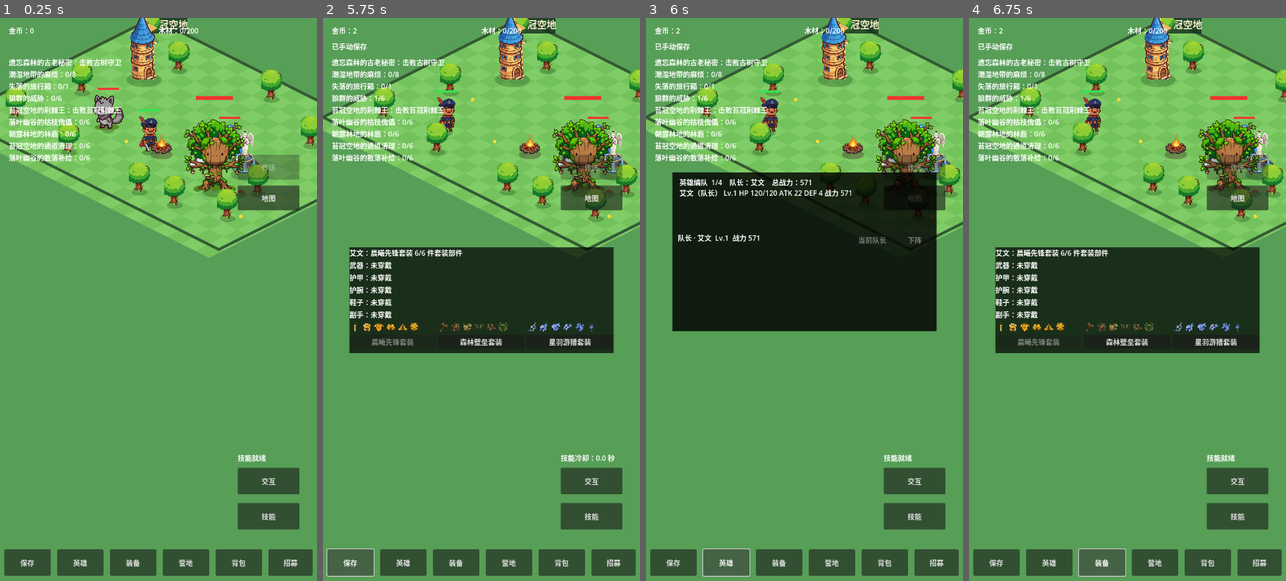
Above: before the commit, frames 1-4 (left to right).
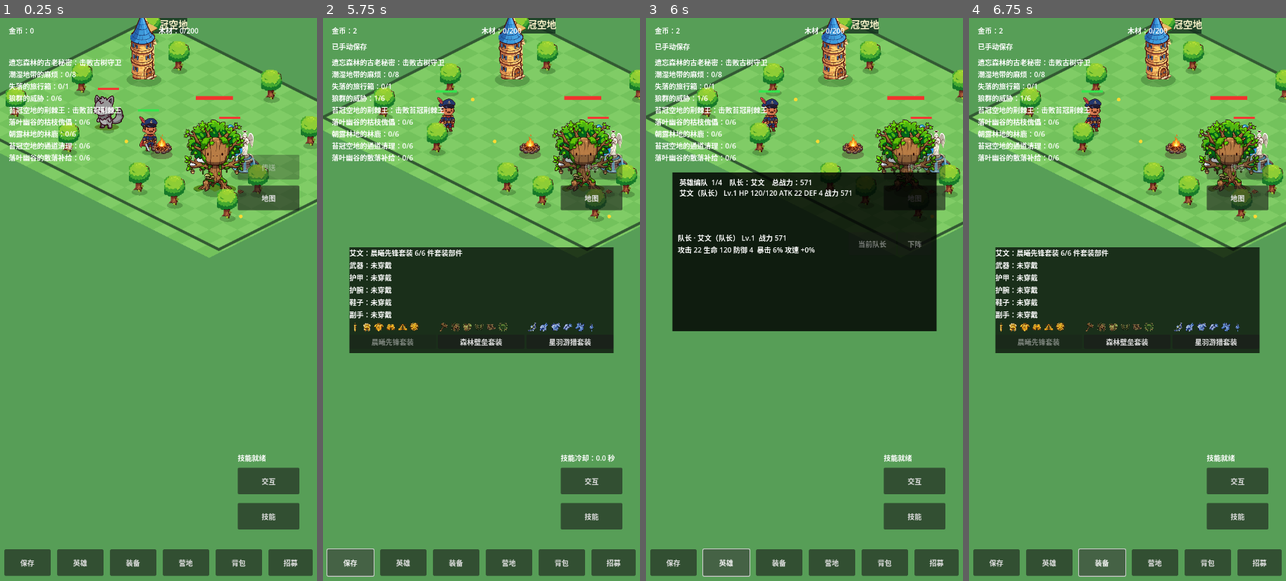
Above: after the commit, the same moments.

Repository: oneyi53/game
Game: Godot game, scene res://scenes/main.tscn
The game is run twice, just before and just after one commit, with the same random seed, the same clock (stepped at 60 frames per second) and the same inputs.
Inputs (mouse positions are in pixels of both pictures, inside the frame that each line leads up to):
- Up to frame 1 (0.25 s): no input
- Up to frame 2 (5.75 s): tap Enter at 0.5 s; move the mouse to (465, 412) at 0.52 s; hold Up (ui_up) 0.53-1.25 s; tap E at 0.6 s; click (465, 412) at 0.67 s; tap Space at 0.77 s; drag from (576, 383) to (465, 412) at 1.27 s; move the mouse to (386, 215) at 2.02 s; hold Left (ui_left) 2.03-2.75 s; tap Q at 2.1 s; drag from (497, 299) to (386, 215) at 2.77 s; click "技能" at 3.5 s; click "交互" at 4.25 s; click "保存" at 5 s
- Up to frame 3 (6 s): click "英雄" at 5.75 s
- Up to frame 4 (6.75 s): click "装备" at 6.5 s

Frames 1-2 are identical in both runs. In frame 3, 0.6% of the frame differs, in the area x 10-87%, y 38-42%; in frame 4, nothing differs.

Commit message:
ui: show full combat stats for reserve heroes

Diff:
--- a/scripts/ui/hero_panel.gd
+++ b/scripts/ui/hero_panel.gd
@@ -67,12 +67,17 @@
         var info := Label.new()
         var state_text: String = "队长 · " if leader else ("出战 · " if active else "预备 · ")
         var hero_level: int = level_manager.level(hero_id) if level_manager != null else 1
-        info.text = state_text + _hero_name(hero_id) + "  Lv." + str(hero_level) + "  战力 " + str(_power_for_hero(hero_id))
+        var stats: Dictionary = _stats_for_hero(hero_id)
+        var role: String = str(_hero_definition(hero_id).get("role", ""))
+        var stat_line: String = "攻击 " + str(stats.get("attack", 0)) + " 生命 " + str(stats.get("max_hp", 0)) + " 防御 " + str(stats.get("defense", 0))
+        var combat_line: String = "暴击 " + str(int(round(float(stats.get("crit_chance", 0.0)) * 100.0))) + "% 攻速 +" + str(stats.get("attack_speed_pct", 0)) + "%"
+        info.text = state_text + _hero_name(hero_id) + "（" + role + "） Lv." + str(hero_level) + "  战力 " + str(HeroPowerCalculator.power_from_stats(stats)) + "\n" + stat_line + "  " + combat_line
         info.size_flags_horizontal = Control.SIZE_EXPAND_FILL
-        info.custom_minimum_size = Vector2(220, 34)
+        info.custom_minimum_size = Vector2(220, 52)
+        info.autowrap_mode = TextServer.AUTOWRAP_WORD_SMART
         row.add_child(info)
         var leader_button := Button.new()
-        leader_button.custom_minimum_size = Vector2(108, 34)
+        leader_button.custom_minimum_size = Vector2(108, 48)
         if leader:
             leader_button.text = "当前队长"
             leader_button.disabled = true
@@ -81,7 +86,7 @@
             leader_button.pressed.connect(_emit_leader.bind(hero_id))
         row.add_child(leader_button)
         var party_button := Button.new()
-        party_button.custom_minimum_size = Vector2(76, 34)
+        party_button.custom_minimum_size = Vector2(76, 48)
         if active:
             party_button.text = "下阵"
             party_button.disabled = formation_manager.active_ids.size() <= 1
@@ -100,10 +105,10 @@
             return definition
     return {}
 
-func _power_for_hero(hero_id: String) -> int:
+func _stats_for_hero(hero_id: String) -> Dictionary:
     var definition: Dictionary = _hero_definition(hero_id)
     if definition.is_empty():
-        return 0
+        return {}
     var hero_level: int = level_manager.level(hero_id) if level_manager != null else 1
     var attack_growth: float = level_manager.attack_growth_pct_per_level if level_manager != null else 0.0
     var hp_growth: float = level_manager.hp_growth_pct_per_level if level_manager != null else 0.0
@@ -111,7 +116,10 @@
     var loose_bonus: Dictionary = equipment_manager.loose_bonus_for_hero(hero_id, item_definitions) if equipment_manager != null else {}
     var camp_attack: float = 5.0 if camp_manager != null and camp_manager.is_built("blacksmith") else 0.0
     var camp_hp: float = 8.0 if camp_manager != null and camp_manager.is_built("training_ground") else 0.0
-    return HeroPowerCalculator.calculate(definition, hero_level, attack_growth, hp_growth, equipment_bonus, camp_attack, camp_hp, loose_bonus)
+    return HeroPowerCalculator.final_stats(definition, hero_level, attack_growth, hp_growth, equipment_bonus, camp_attack, camp_hp, loose_bonus)
+
+func _power_for_hero(hero_id: String) -> int:
+    return HeroPowerCalculator.power_from_stats(_stats_for_hero(hero_id))
 
 func _hero_name(hero_id: String) -> String:
     for definition in hero_definitions:
